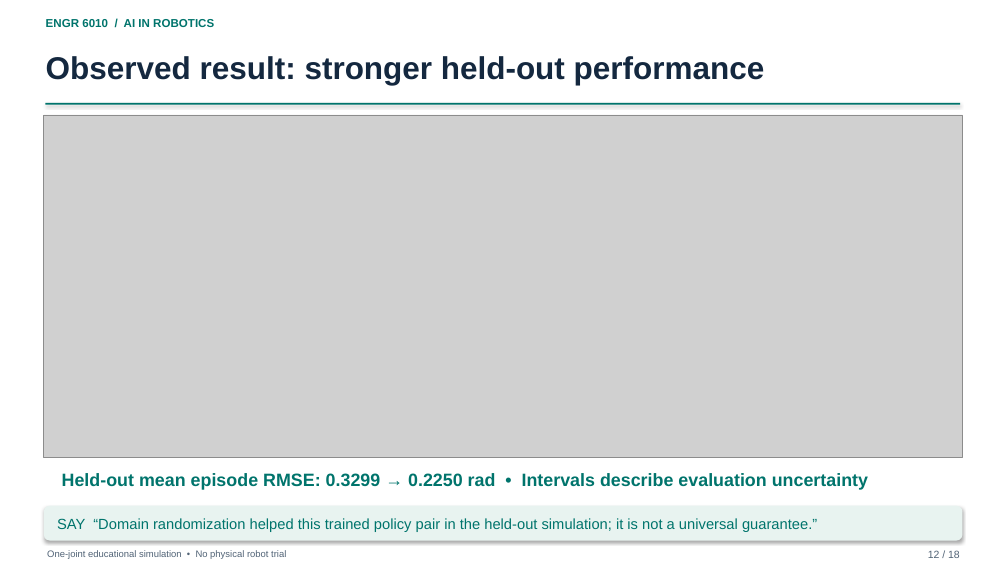
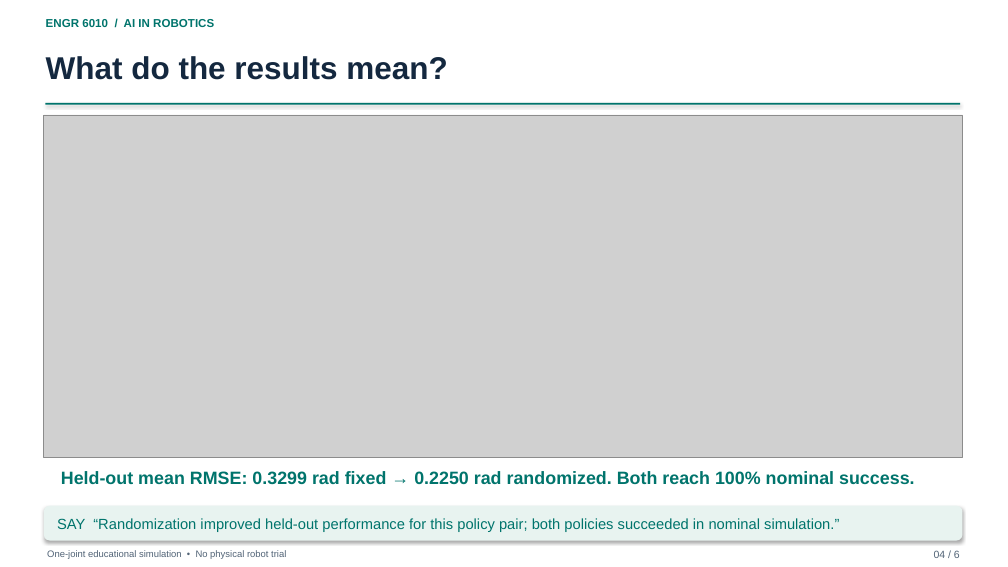
Before and after one commit to CakeSlime/ENGR6010-Reading5, a slide deck: slide 4 of classroom/Reading5_Classroom_Presentation.pptx (slide 12 before the commit). Drawn at 1008x567 pixels with LibreOffice and Linux fonts; fonts in the diff are those of the drawing; grey boxes stand for pictures. Boxes give left, top, right and bottom in pixels: in the first picture for what was removed or moved away, otherwise in the second. Text is boxed around its words. In the diff, an @@ line names an element or a change of style, - is before the commit and + after.

```diff
--- a/classroom/Reading5_Classroom_Presentation.pptx
+++ b/classroom/Reading5_Classroom_Presentation.pptx
@@ text at [46, 56, 447, 80]: text changed @@
-Observed result: stronger held-out performance
+What do the results mean?
@@ text at [61, 471, 915, 485]: text changed @@
-Held-out mean episode RMSE: 0.3299 → 0.2250 rad • Intervals describe evaluation uncertainty
+Held-out mean RMSE: 0.3299 rad fixed → 0.2250 rad randomized. Both reach 100% nominal success.
@@ text at [57, 518, 839, 532]: text changed @@
-SAY “Domain randomization helped this trained policy pair in the held-out simulation; it is not a universal guarantee.”
+SAY “Randomization improved held-out performance for this policy pair; both policies succeeded in nominal simulation.”
@@ text at [934, 550, 960, 558]: text changed @@
-12 / 18
+04 / 6
```
Also in this commit, not shown: 1 other slide changed, 4 slides added, 16 slides removed, 12 other files.
